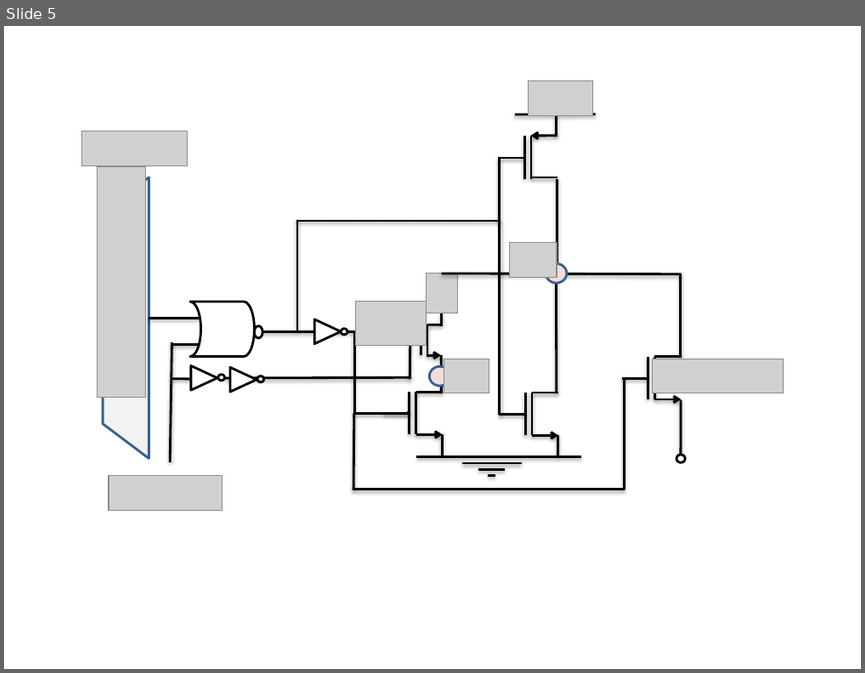
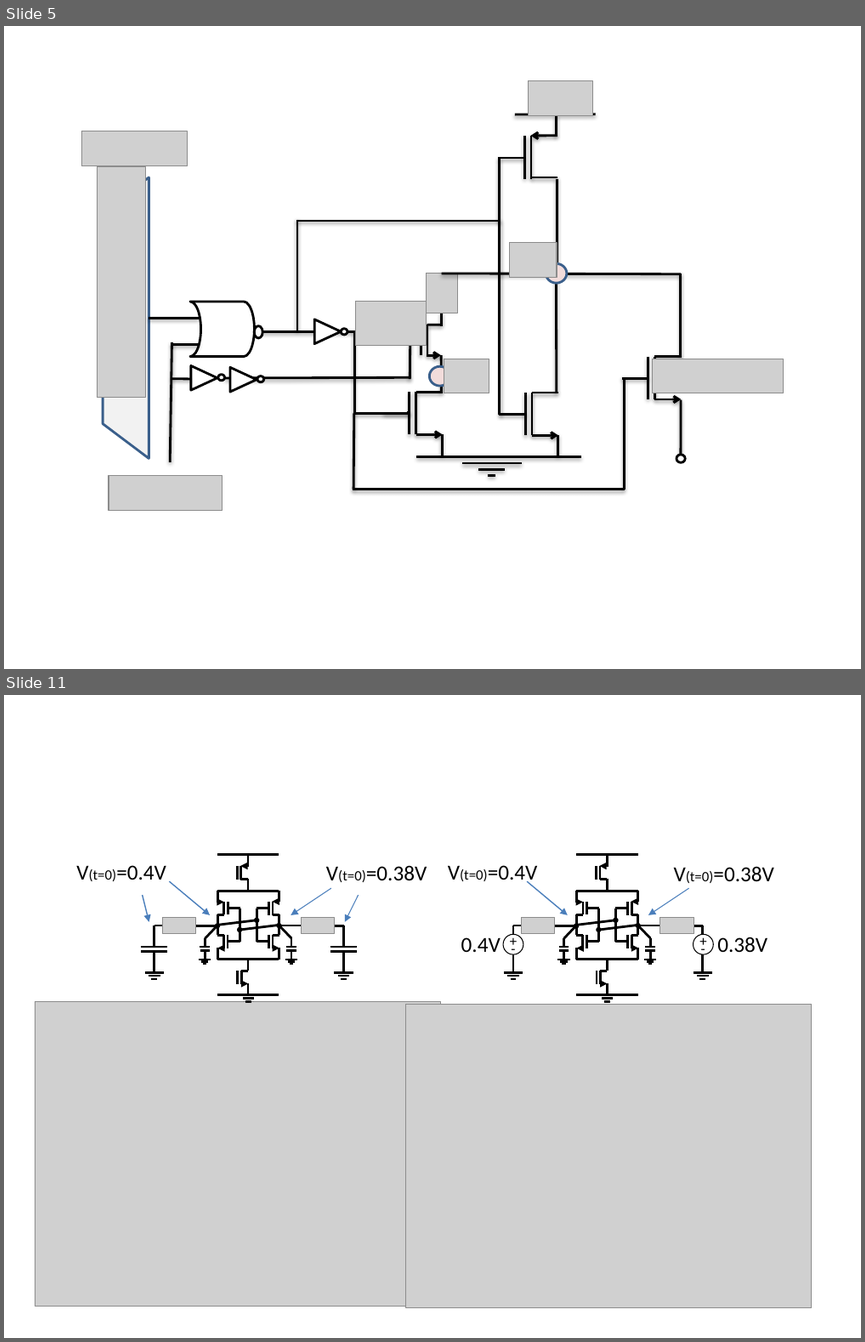
Before and after one commit to alexander-standaert/Thesis-Design-of-RRam, a slide deck: Thesis/fig/figure presentation.pptx. Shown one above the other, each under a label of ours: slide 5 before the commit, slides 5 and 11 after it; the slides between them are not shown. The pictures are 865x673 and 865x1342 pixels, drawn with LibreOffice and Linux fonts; fonts in the diff are those of the drawing; grey boxes stand for pictures. Boxes give left, top, right and bottom in pixels: in the first picture for what was removed or moved away, otherwise in the second. Text is boxed around its words. In the diff, an @@ line names an element or a change of style, - is before the commit and + after.

```diff
--- a/Thesis/fig/figure presentation.pptx
+++ b/Thesis/fig/figure presentation.pptx
@@ slide 11 added at [4, 695, 861, 1338], background #FFFFFF @@
@@ text added at [76, 865, 166, 881], 18 pt, text #000000 @@
+V(t=0)=0.4V
@@ text added at [326, 865, 426, 882], 18 pt, text #000000 @@
+V(t=0)=0.38V
@@ text added at [448, 865, 538, 885], 18 pt, text #000000 @@
+V(t=0)=0.4V
@@ text added at [674, 866, 773, 883], 18 pt, text #000000 @@
+V(t=0)=0.38V
@@ arrow added from (142, 895) to (148, 922), #4B7EBC 1 pt @@
@@ arrow added from (170, 882) to (210, 915), #4B7EBC 1 pt @@
@@ arrow added from (331, 888) to (291, 915), #4B7EBC 0.75 pt @@
@@ arrow added from (358, 895) to (345, 922), #4B7EBC 0.75 pt @@
@@ arrow added from (527, 882) to (567, 915), #4B7EBC 1 pt @@
@@ arrow added from (688, 888) to (648, 915), #4B7EBC 0.75 pt @@
@@ group added at [141, 854, 357, 1001]: 76 lines, 6 arrows, 4 ellipses, 2 pictures @@
@@ text added at [461, 937, 500, 952], 18 pt, text #000000 @@
+0.4V
@@ text added at [501, 928, 526, 953], 12 pt, text #000000 @@
++
@@ ellipse added at [503, 934, 523, 954], fill #FFFFFF, outline #000000 0.75 pt @@
@@ text added at [503, 936, 524, 961], 12 pt, text #000000 @@
+-
@@ group added at [504, 854, 713, 1001]: 72 lines, 6 arrows, 4 ellipses, 2 pictures @@
@@ text added at [691, 928, 716, 953], 12 pt, text #000000 @@
++
@@ text added at [692, 936, 714, 961], 12 pt, text #000000 @@
+-
@@ ellipse added at [692, 934, 714, 954], fill #FFFFFF, outline #000000 0.75 pt @@
@@ text added at [717, 936, 767, 953], 18 pt, text #000000 @@
+0.38V
@@ picture added at [35, 1002, 441, 1306] @@
@@ picture added at [406, 1004, 812, 1309] @@
```
Also in this commit, not shown: 5 other slides added, 43 other files.
